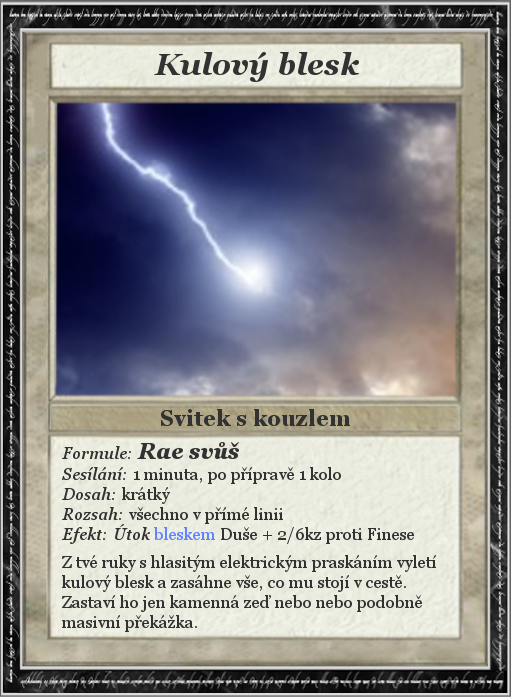
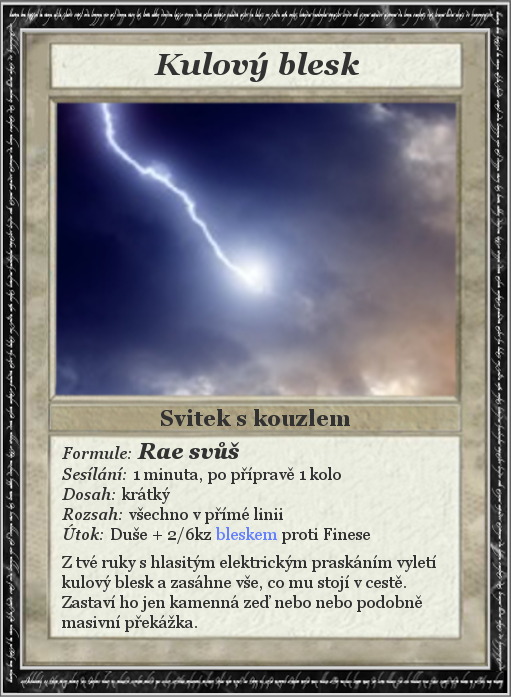
Layers edited between the first and the second 511px x 697px image:
painted on "Formule: Rae svůš ..." over [62, 524, 414, 544]
